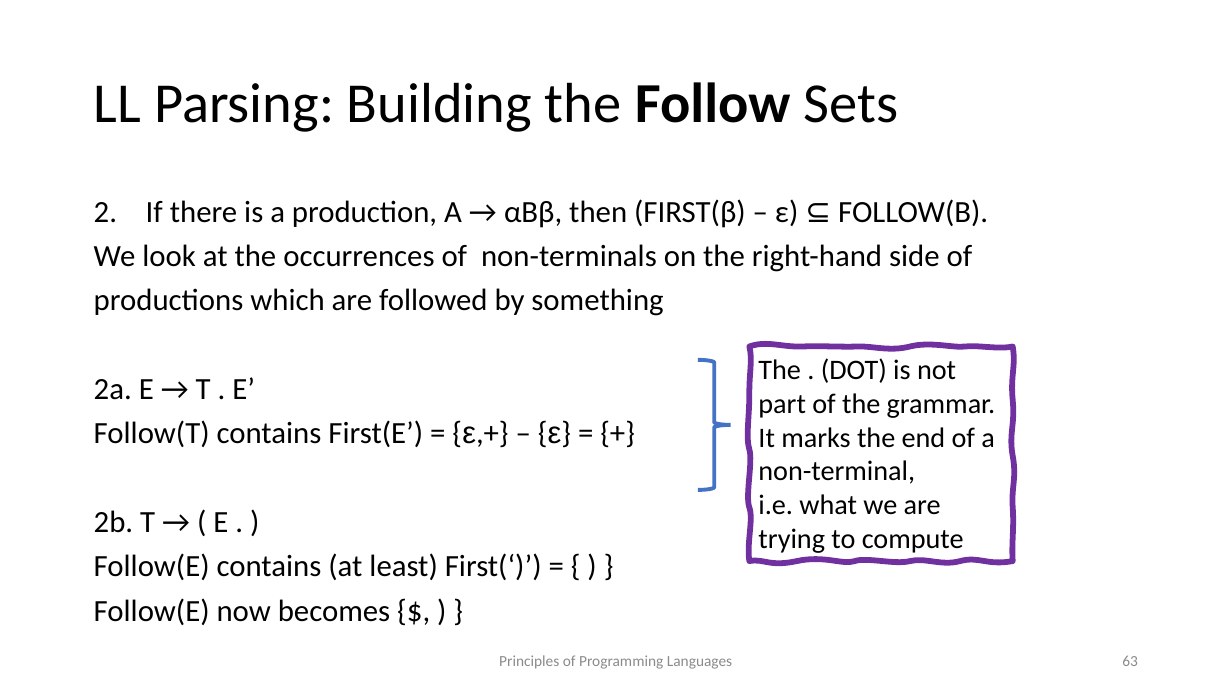
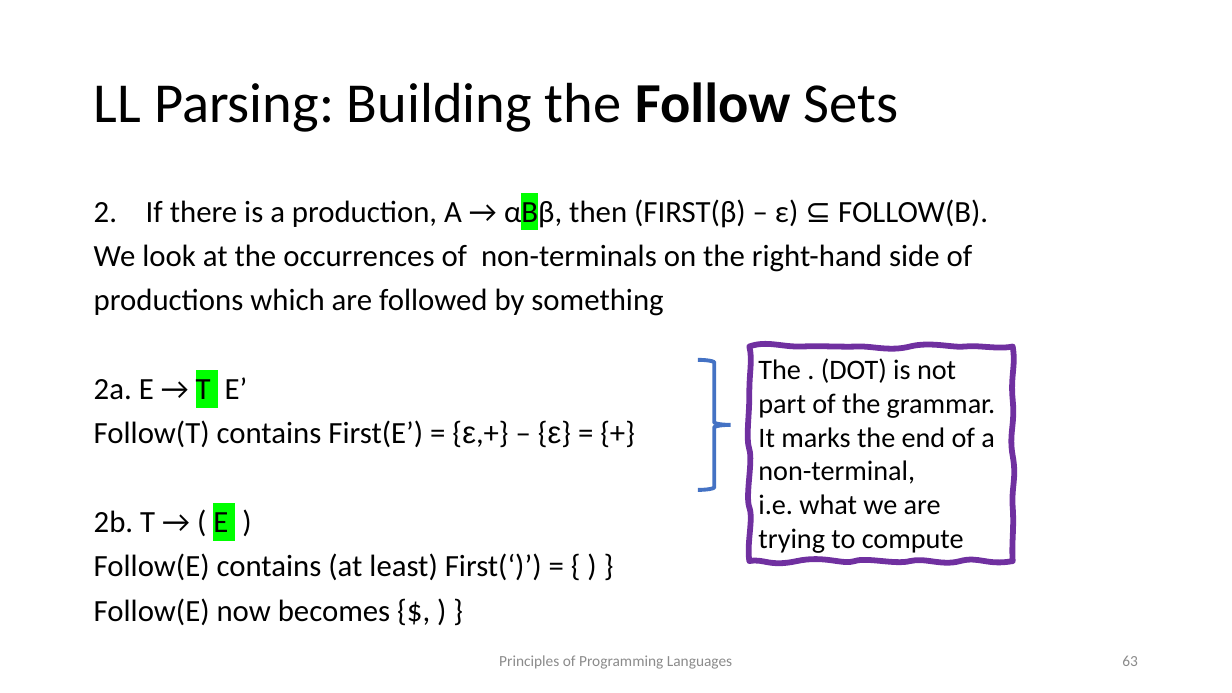
Before and after one commit to kongm/pl-design, a slide deck: slide 63 of C3-SyntacticAnalysis.pptx. Drawn at 1232x693 pixels with LibreOffice and Linux fonts; fonts in the diff are those of the drawing. Boxes give left, top, right and bottom in pixels: in the first picture for what was removed or moved away, otherwise in the second. Text is boxed around its words. In the diff, an @@ line names an element or a change of style, - is before the commit and + after.

```diff
--- a/C3-SyntacticAnalysis.pptx
+++ b/C3-SyntacticAnalysis.pptx
@@ text at bbox=[146, 196, 988, 230]: highlight none to #00FF00 in "αBβ," @@
@@ text at bbox=[94, 377, 248, 400]: text changed @@
-2a. E → T . E’
+2a. E → T E’
@@ text at bbox=[94, 510, 228, 533]: text changed @@
-2b. T → ( E . )
+2b. T → ( E )
```
Also in this commit, not shown: 4 other slides changed, 1 other file.
